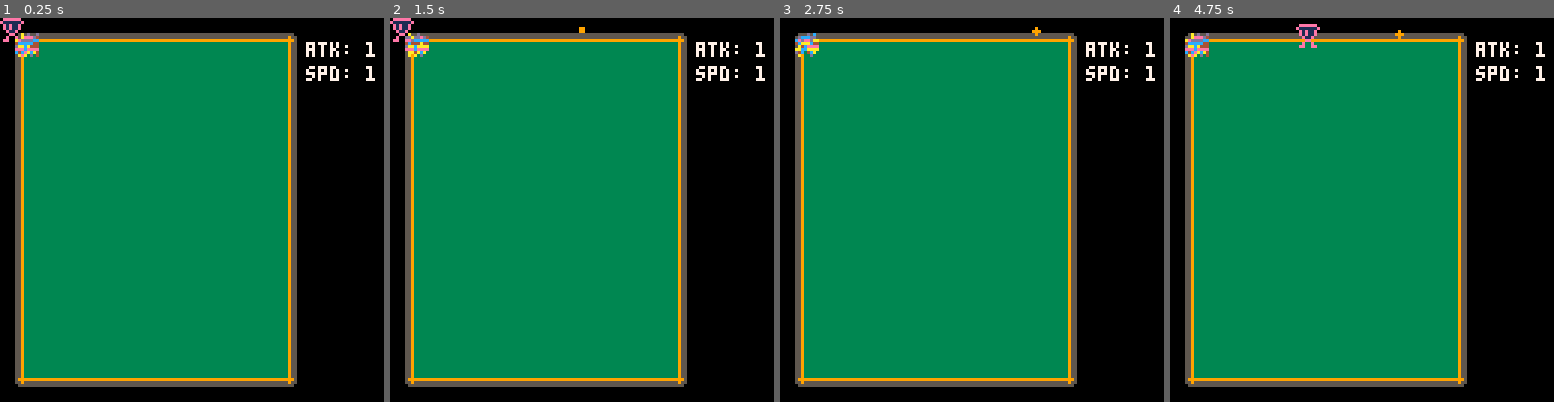
Above: before the commit, frames 1-4 (left to right).
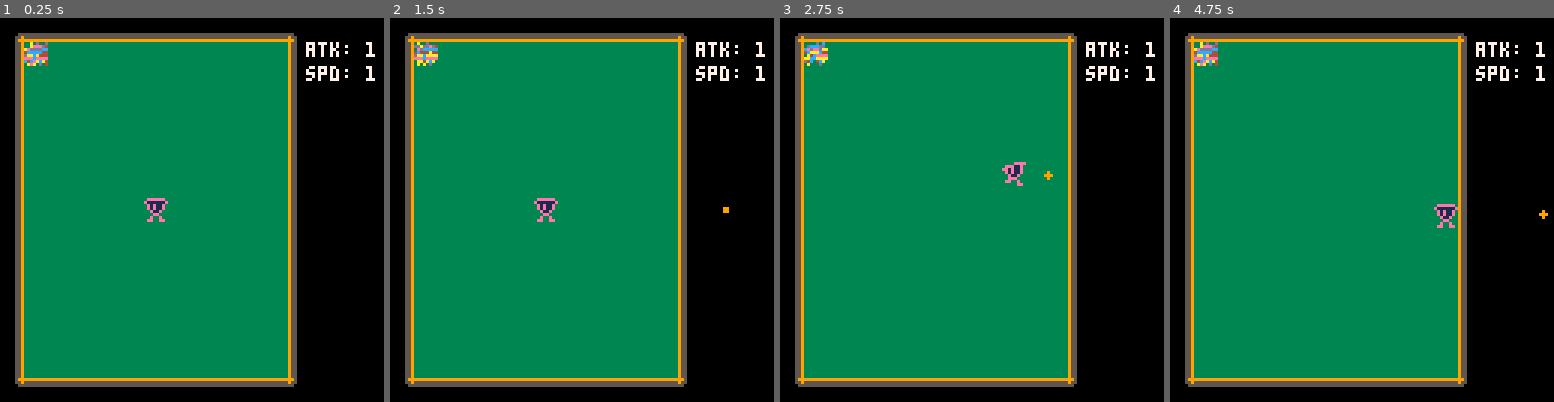
Above: after the commit, the same moments.

Repository: conner-calhoun/pico8
Game: PICO-8 cartridge corruption.p8
Same seed, same stepped clock (60 frames per second), same inputs: the game is played once before the commit and once after it.
Inputs:
- Up to frame 1 (0.25 s): no input
- Up to frame 2 (1.5 s): tap X (X key) at 0.33, 1.07 s; tap O (Z key) at 0.7 s
- Up to frame 3 (2.75 s): hold Right 1.6-2.1 s; tap O (Z key) at 1.7, 2.1, 2.5 s; tap X (X key) at 1.85 s; hold Up 2.15-2.42 s; hold Right from 2.47 s (still down)
- Up to frame 4 (4.75 s): tap O (Z key) every 0.4 s from 2.9 to 4.5 s; tap X (X key) at 2.97, 4.08 s; release Right at 3.03 s; hold Left 3.08-3.58 s; hold Down 3.63-3.97 s; hold Right 4.02-4.68 s; hold Up from 4.73 s (still down)

The runs differ from the first frame. In frame 1, 1.0% of the frame differs, in the area x 0-44%, y 0-54%; in frame 2, 1.0%; in frame 3, 0.8%; in frame 4, 1.1%, in the area x 3-99%, y 1-55%.

Commit message:
safe zone movement for player

Diff:
--- a/corruption.p8
+++ b/corruption.p8
@@ -156,103 +156,127 @@
 end
 
 function new_player()
-    local player = {
-        x = 0, y = 0,
-        dir = right, -- todo 8 dir shooting
-
-        -- movement
-        accel = 0.6,
-        decel = 0.15,
-        max_speed = 1.05,
-        dx = 0,
-        dy = 0,
-
-        -- bullet stuff
-        last_bullet = 0,
-        bullet_cool = 0.5, --seconds
-
-        -- anims & sprite stuff
-        anims = anim_player:new(),
-        flip = false,
-
-        draw_debug = function(self)
-            print("bullet timer: " .. time() - self.last_bullet, 0, world_size - 8)
-        end,
-
-        init = function(self)
-            self.anims:add("idle", anim:new(4,5,0.5))
-            self.anims:add("run", anim:new(6,7,0.25))
+    local p = {}
+    -- starts in middle
+    p.w = 8
+    p.h = 8
+    p.x = ((safe_zone.w - safe_zone.x) / 2) + p.w
+    p.y = ((safe_zone.h - safe_zone.y) / 2) + p.h
+    p.dir = right -- todo 8 dir shooting
+
+    -- movement
+    p.accel = 0.6
+    p.decel = 0.15
+    p.max_speed = 1.05
+    p.dx = 0
+    p.dy = 0
+
+    -- bullet stuff
+    p.last_bullet = 0
+    p.bullet_cool = 0.5 --seconds
+
+    -- anims & sprite stuff
+    p.anims = anim_player:new()
+    p.flip = false
+
+    p.draw_debug = function(self)
+        print("bullet timer: " .. time() - self.last_bullet, 0, world_size - 8)
+    end
+
+    p.init = function(self)
+        self.anims:add("idle", anim:new(4,5,0.5))
+        self.anims:add("run", anim:new(6,7,0.25))
+        self.anims:set("idle")
+    end
+
+    p.draw = function(self)
+        local s = self.anims.sprite
+        spr(s, self.x, self.y, 1, 1, self.flip)
+    end
+
+    p.update = function(self)
+        -- ***move***
+        local move_v = false
+        local move_h = false
+        if btn(up) then
+            self.dy = max(self.dy-self.accel, -self.max_speed)
+            self.dir = up
+            move_v = true
+        end
+        if btn(down) then
+            self.dy = min(self.dy+self.accel, self.max_speed)
+            self.dir = down
+            move_v = true
+        end
+        if btn(left) then
+            self.dx = max(self.dx-self.accel, -self.max_speed)
+            self.dir = left
+            move_h = true
+            self.flip = true
+        end
+        if btn(right) then
+            self.dx = min(self.dx+self.accel, self.max_speed)
+            self.dir = right
+            move_h = true
+            self.flip = false
+        end
+
+        -- decelerate
+        if not move_h then
+            self.dx = lerp(self.dx, 0, self.decel)
+        end
+        if not move_v then
+            self.dy = lerp(self.dy, 0, self.decel)
+        end
+
+        if move_h or move_v then
+            self.anims:set("run")
+        else
             self.anims:set("idle")
-        end,
-
-        draw = function(self)
-            local s = self.anims.sprite
-            spr(s, self.x, self.y, 1, 1, self.flip)
-        end,
-
-        update = function(self)
-            -- ***move***
-            local move_v = false
-            local move_h = false
-            if btn(up) then
-                self.dy = max(self.dy-self.accel, -self.max_speed)
-                self.dir = up
-                move_v = true
+        end
+
+        -- move
+        self.x += self.dx
+        self.y += self.dy
+
+        -- check bounds
+        if self.x < safe_zone.x then
+            self.x = safe_zone.x
+        end
+        if self.x > safe_zone.w then
+            self.x = safe_zone.w
+        end
+        if self.y < safe_zone.y then
+            self.y = safe_zone.y
+        end
+        if self.y > safe_zone.h then
+            self.y = safe_zone.h
+        end
+
+        -- ***shoot***
+        if btn(use1) or btn(use2) then
+            if (time() - self.last_bullet) > self.bullet_cool then
+                self.last_bullet = time()
+
+                info = {}
+                info.dir = self.dir
+                info.speed = 2.5
+                fire_bullet(self.x, self.y, info)
             end
-            if btn(down) then
-                self.dy = min(self.dy+self.accel, self.max_speed)
-                self.dir = down
-                move_v = true
-            end
-            if btn(left) then
-                self.dx = max(self.dx-self.accel, -self.max_speed)
-                self.dir = left
-                move_h = true
-                self.flip = true
-            end
-            if btn(right) then
-                self.dx = min(self.dx+self.accel, self.max_speed)
-                self.dir = right
-                move_h = true
-                self.flip = false
-            end
-
-            -- decelerate
-            if not move_h then
-                self.dx = lerp(self.dx, 0, self.decel)
-            end
-            if not move_v then
-                self.dy = lerp(self.dy, 0, self.decel)
-            end
-
-            if move_h or move_v then
-                self.anims:set("run")
-            else
-                self.anims:set("idle")
-            end
-
-            self.x += self.dx
-            self.y += self.dy
-
-            -- ***shoot***
-            if btn(use1) or btn(use2) then
-                if (time() - self.last_bullet) > self.bullet_cool then
-                    self.last_bullet = time()
-
-                    info = {}
-                    info.dir = self.dir
-                    info.speed = 2.5
-                    fire_bullet(self.x, self.y, info)
-                end
-            end
-
-            -- ***anims***
-            self.anims:update()
-        end
-    }
-    return player
-end
-
+        end
+
+        -- ***anims***
+        self.anims:update()
+    end
+    return p
+end
+
+safe_zone = {
+    x = 8,
+    y = 8,
+    w = 88,
+    h = 112
+}
 function draw_frame()
     map(0, 0, 0, 0, 13, 16)
 end
@@ -267,7 +291,7 @@
     player = new_player()
     player:init()
 
-    new_glitch(5, 5)
+    new_glitch(8, 8)
 end
 
 function _draw()
